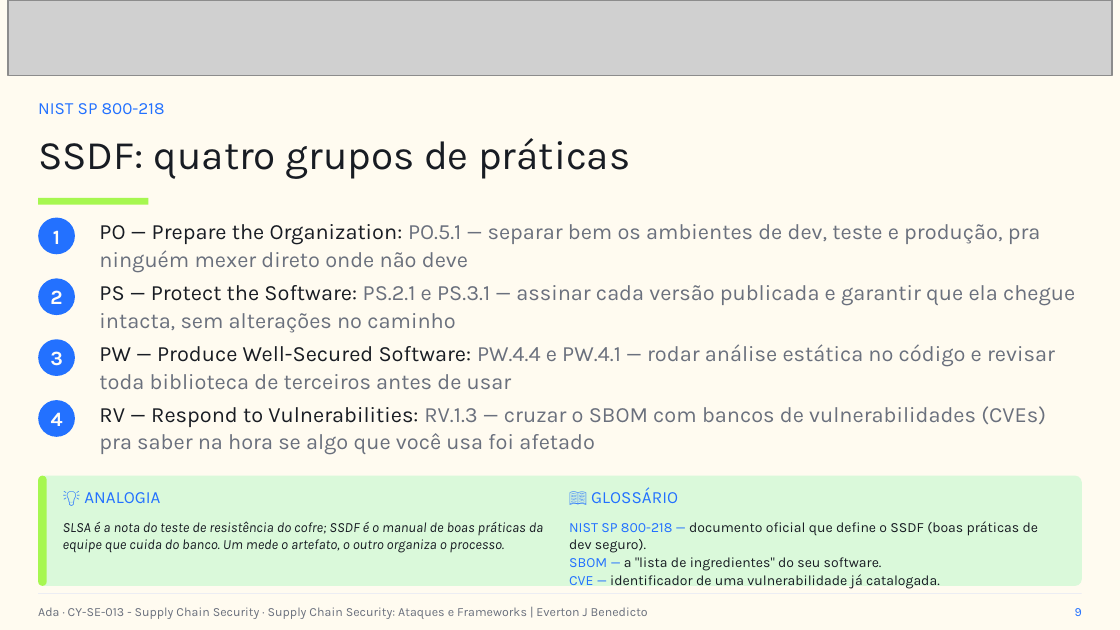
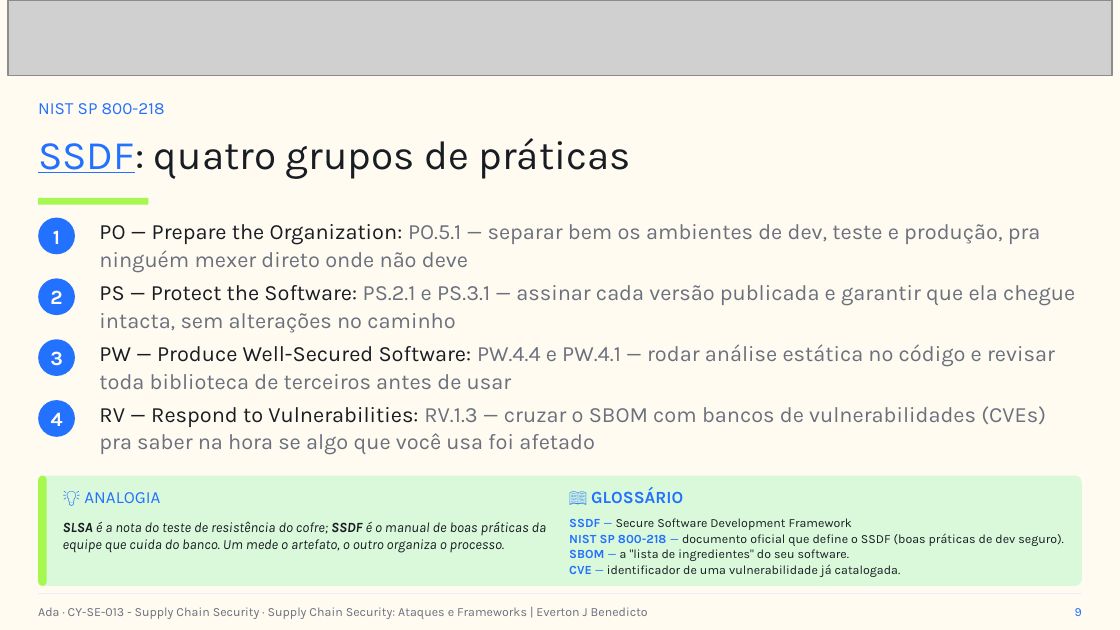
Before and after one commit to everton-dev/AdaTech.Aulas, a slide deck: slide 9 of CY-SE-013 - Supply Chain Security/slides/Aula_06_Supply_Chain_Security_Ataques_e_Frameworks.pptx. Drawn at 1120x630 pixels with LibreOffice and Linux fonts; fonts in the diff are those of the drawing; grey boxes stand for pictures. Boxes give left, top, right and bottom in pixels: in the first picture for what was removed or moved away, otherwise in the second. Text is boxed around its words. In the diff, an @@ line names an element or a change of style, - is before the commit and + after.

```diff
--- a/CY-SE-013 - Supply Chain Security/slides/Aula_06_Supply_Chain_Security_Ataques_e_Frameworks.pptx
+++ b/CY-SE-013 - Supply Chain Security/slides/Aula_06_Supply_Chain_Security_Ataques_e_Frameworks.pptx
@@ text "SSDF: quatro grupos de práticas" at (38, 138, 631, 179): text colour #181C23 to #2371FF, underline on in "SSDF:" @@
@@ text "📖 GLOSSÁRIO" at (591, 488, 683, 503): bold on @@
@@ text "SLSA é a nota do ..." at (63, 522, 547, 553): bold on in "SLSA SSDF" @@
@@ text at (569, 518, 852, 530): paragraph added @@
+SSDF — Secure Software Development Framework
@@ text at (569, 533, 1064, 577): size 9 to 8 pt in "NIST SP 800-218 — documento oficial que ...", "SBOM — a "lista de ingredientes" do ...", "CVE — identificador de uma vulnerabilidade já ..."; bold on in "NIST SP 800-218", "SBOM", "CVE" @@
```
Also in this commit, not shown: 7 other slides changed, 9 other files.
